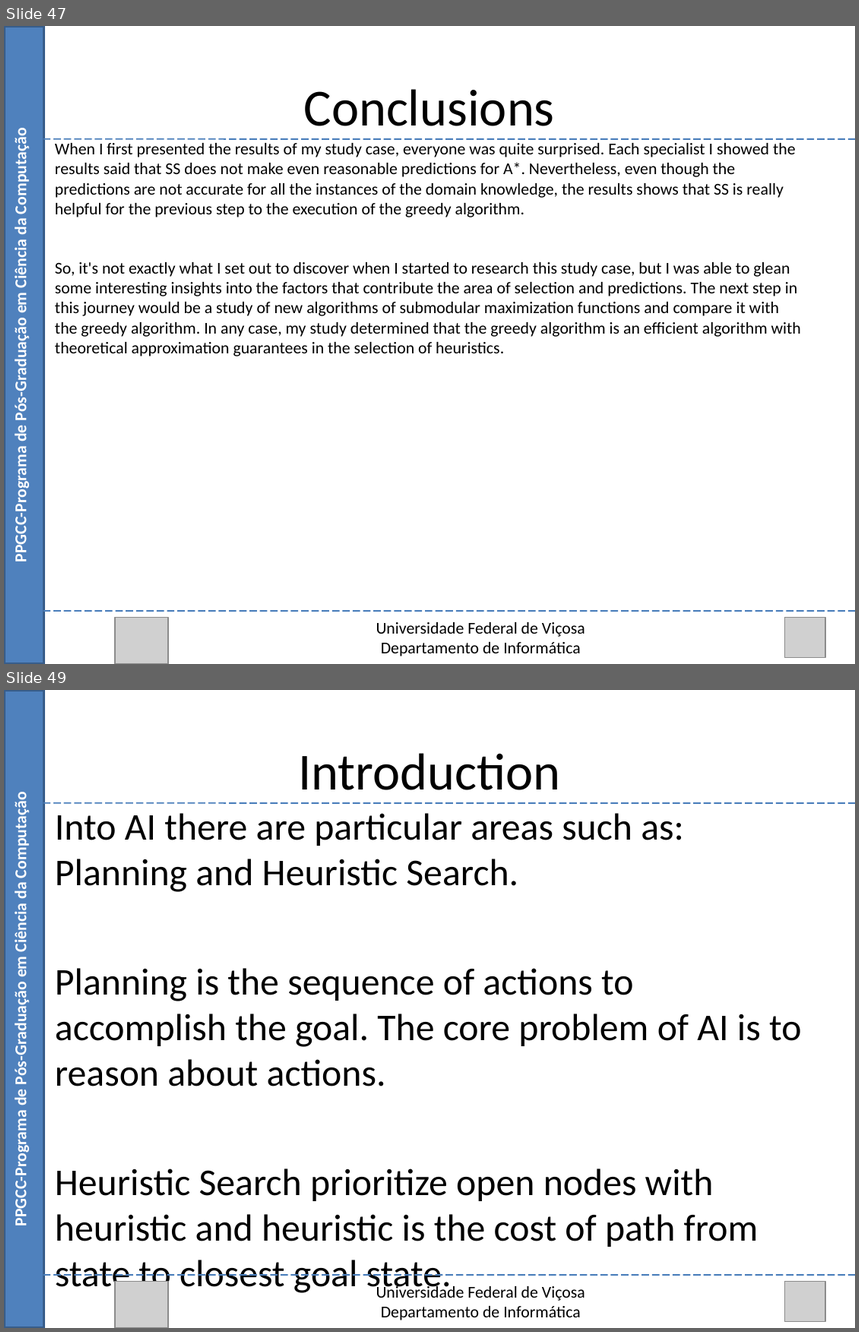
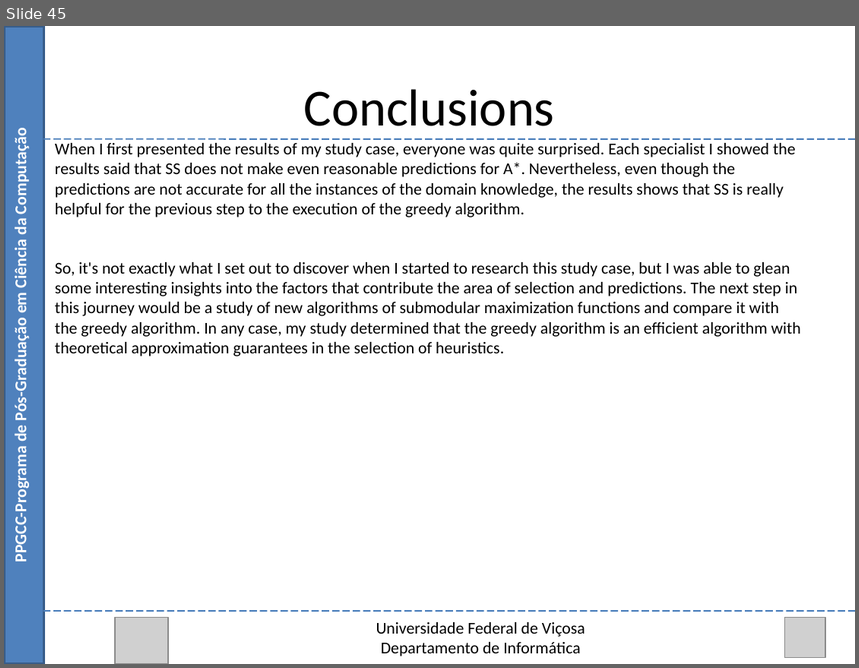
Before and after one commit to Marvinsky/research-marvin, a slide deck: latex/odp/selection heuristics.odp. Shown one above the other, each under a label of ours: slides 47 and 49 before the commit, slide 45 after it; the slides between them are not shown. The pictures are 859x1332 and 859x668 pixels, drawn with LibreOffice and Linux fonts; fonts in the diff are those of the drawing; grey boxes stand for pictures. Boxes give left, top, right and bottom in pixels: in the first picture for what was removed or moved away, otherwise in the second. Text is boxed around its words. In the diff, an @@ line names an element or a change of style, - is before the commit and + after.

```diff
--- a/latex/odp/selection heuristics.odp
+++ b/latex/odp/selection heuristics.odp
@@ slide 49 removed at <box>4,690,855,1328</box>, background #FFFFFF @@
@@ rectangle removed at <box>4,690,44,1328</box> @@
@@ text removed at <box>298,753,560,790</box> @@
-Introduction
@@ text removed at <box>11,801,31,1224</box> @@
-PPGCC-Programa de Pós-Graduação em Ciência da Computação
@@ line removed from (44, 803) to (855, 803) @@
@@ text removed at <box>55,813,801,1247</box> @@
-Into AI there are particular areas such as: Planning and Heuristic Search.
-Planning is the sequence of actions to accomplish the goal. The core problem of AI is to reason about actions.
-Heuristic Search prioritize open nodes with heuristic and heuristic is the cost of path from state to closest goal state.
@@ line removed from (44, 1276) to (855, 1276) @@
@@ picture removed at <box>115,1281,167,1328</box> @@
@@ picture removed at <box>785,1281,826,1322</box> @@
@@ text removed at <box>376,1284,585,1321</box> @@
-Universidade Federal de Viçosa
-Departamento de Informática
@@ what was slide 47 is now slide 45 @@
```
Also in this commit, not shown: 10 slides changed, 7 other slides removed, 3 other files.
